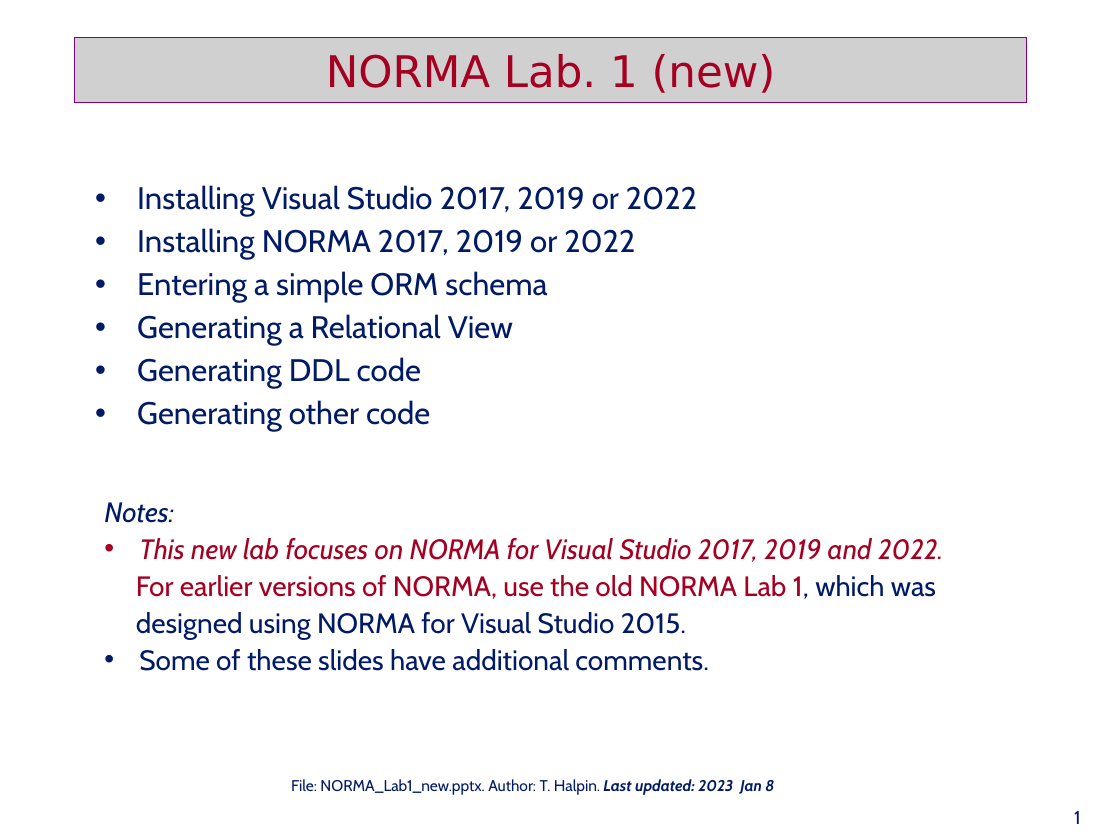
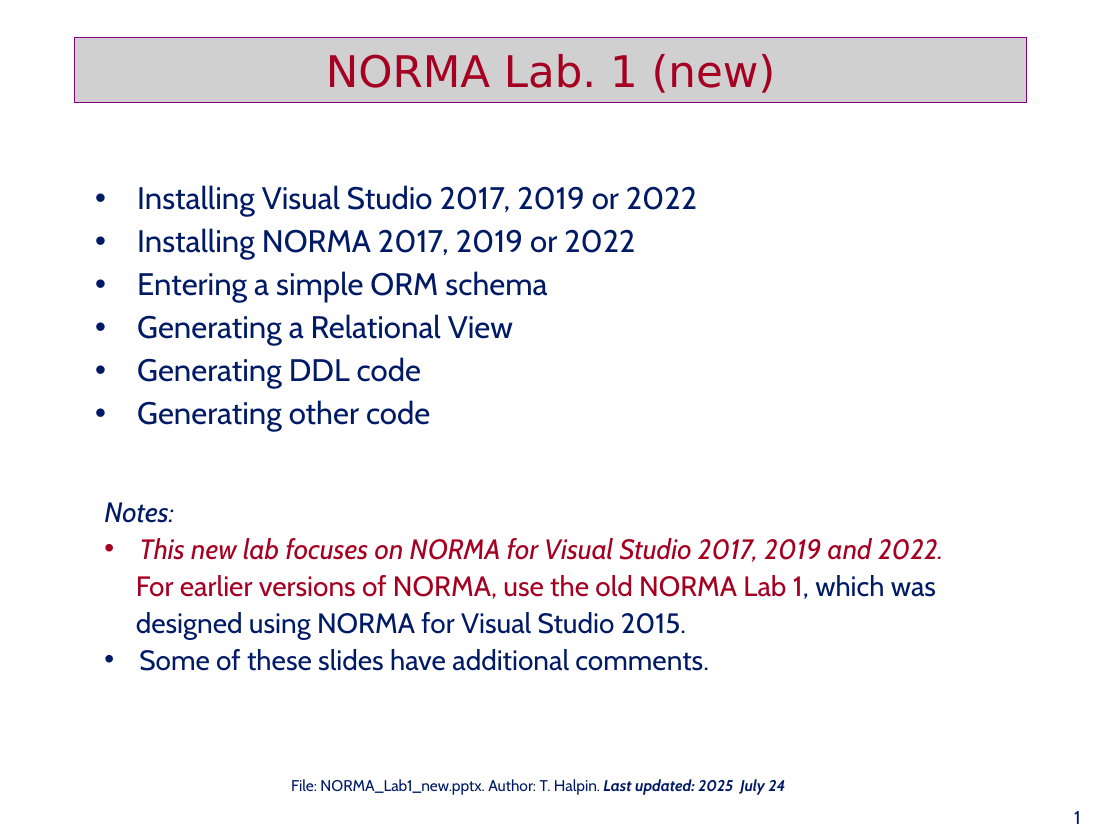
Before and after one commit to TerryHalpin/ORM, a slide deck: slide 1 of ppt/NORMA_Lab1_new.pptx. Drawn at 1120x840 pixels with LibreOffice and Linux fonts; fonts in the diff are those of the drawing; grey boxes stand for pictures. Boxes give left, top, right and bottom in pixels: in the first picture for what was removed or moved away, otherwise in the second. Text is boxed around its words. In the diff, an @@ line names an element or a change of style, - is before the commit and + after.

```diff
--- a/ppt/NORMA_Lab1_new.pptx
+++ b/ppt/NORMA_Lab1_new.pptx
@@ text at (291, 779, 786, 795): text changed @@
-File: NORMA_Lab1_new.pptx. Author: T. Halpin. Last updated: 2023 Jan 8
+File: NORMA_Lab1_new.pptx. Author: T. Halpin. Last updated: 2025 July 24
```
Also in this commit, not shown: 2 other slides changed.
